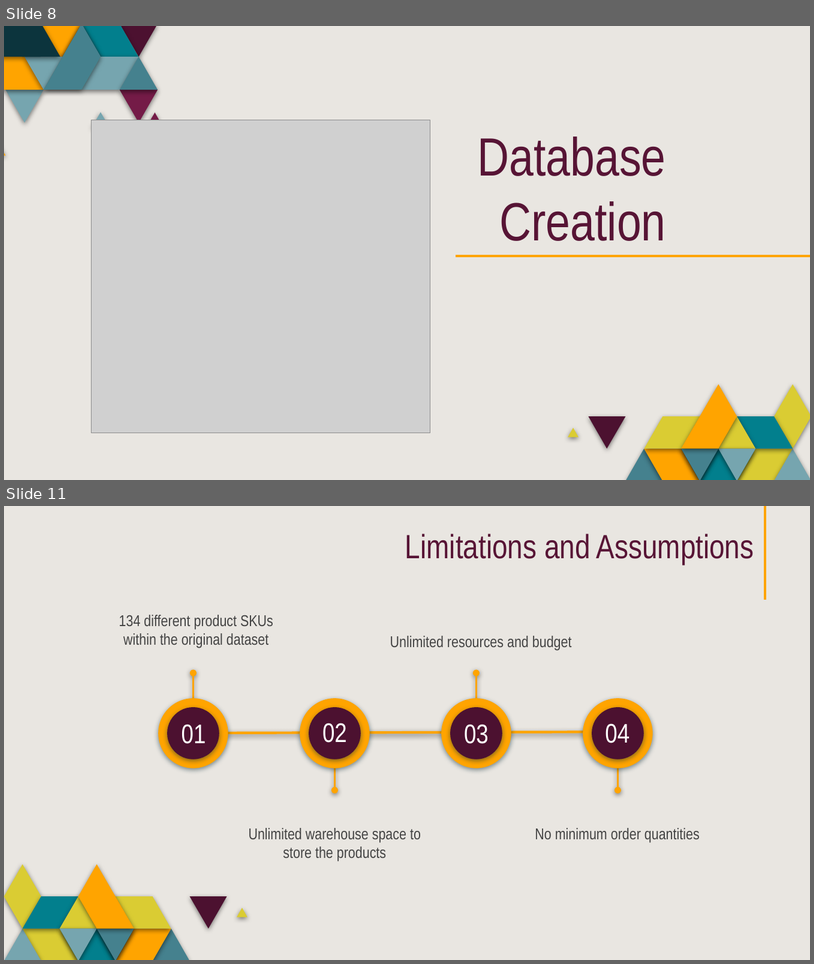
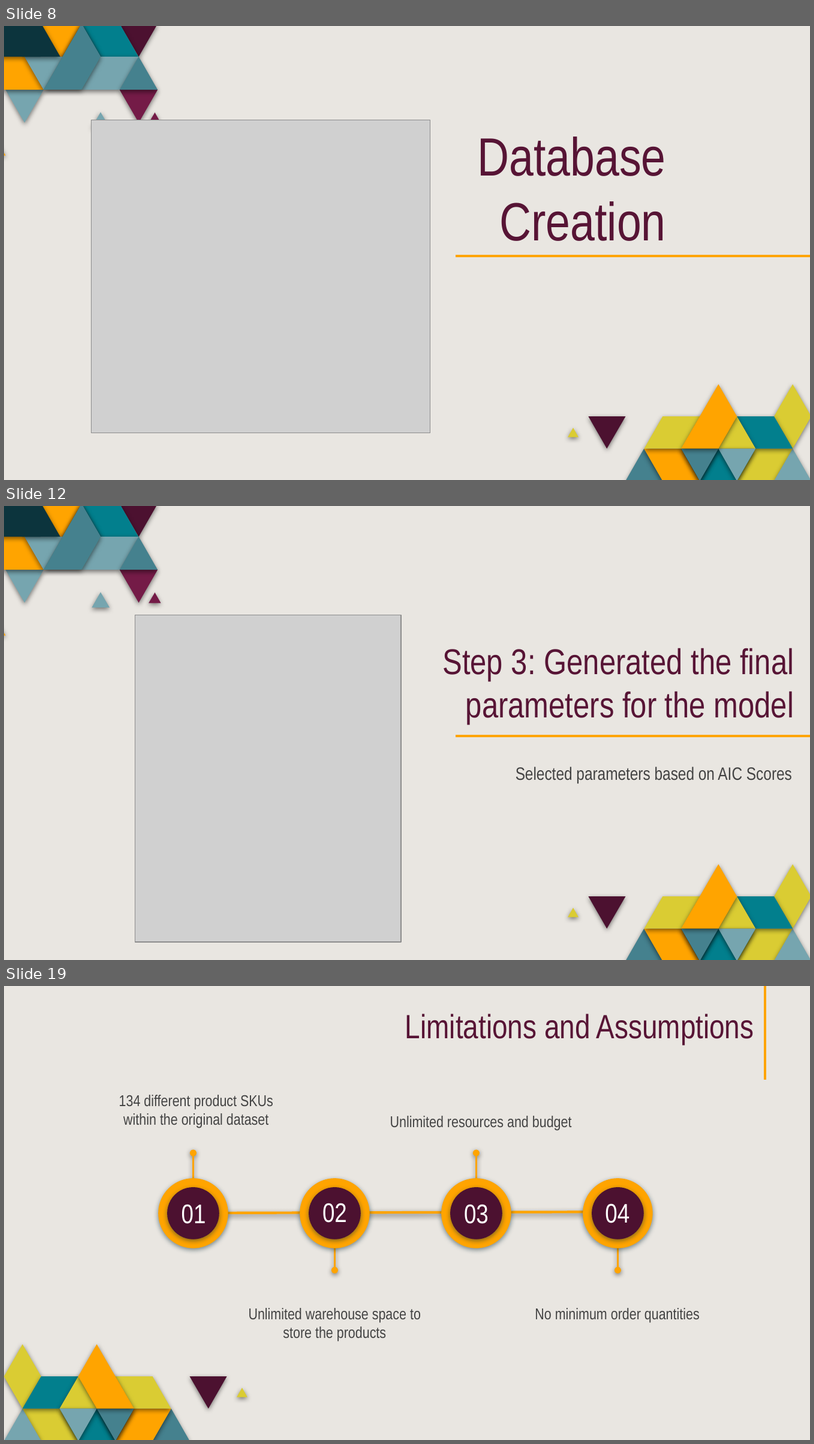
Before and after one commit to saraparveen26/Sales-Volume-Forecasting, a slide deck: Project_Presentation/PowerPoint Presentation1.pptx. Shown one above the other, each under a label of ours: slides 8 and 11 before the commit, slides 8, 12 and 19 after it; the slides between them are not shown. The pictures are 814x964 and 814x1444 pixels, drawn with LibreOffice and Linux fonts; fonts in the diff are those of the drawing; grey boxes stand for pictures. Boxes give left, top, right and bottom in pixels: in the first picture for what was removed or moved away, otherwise in the second. Text is boxed around its words. In the diff, an @@ line names an element or a change of style, - is before the commit and + after.

Commit message:
slides updated + images added

```diff
--- a/Project_Presentation/PowerPoint Presentation1.pptx
+++ b/Project_Presentation/PowerPoint Presentation1.pptx
@@ slide 12 added at bbox=[4, 506, 810, 960], background #E9E6E1; not listed: 37 template elements that a slide beside it also shows @@
@@ picture added at bbox=[135, 615, 402, 942] @@
@@ title added at bbox=[443, 648, 794, 724], 32 pt, text #571435 @@
+Step 3: Generated the final parameters for the model
@@ text added at bbox=[516, 766, 792, 783], 16 pt, text #434343 @@
+Selected parameters based on AIC Scores
@@ what was slide 11 is now slide 19 @@
```
Also in this commit, not shown: 1 slide changed, 8 other slides added, 1 slide removed, 17 other files.
